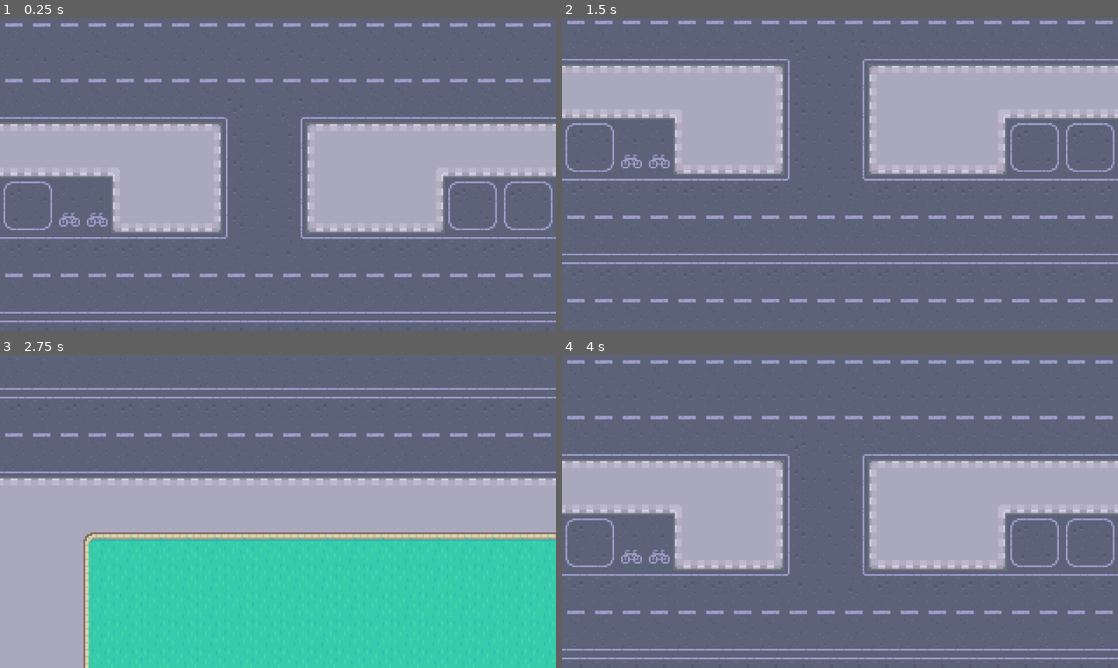
Above: before the commit, frames 1-4 (two rows, left to right).
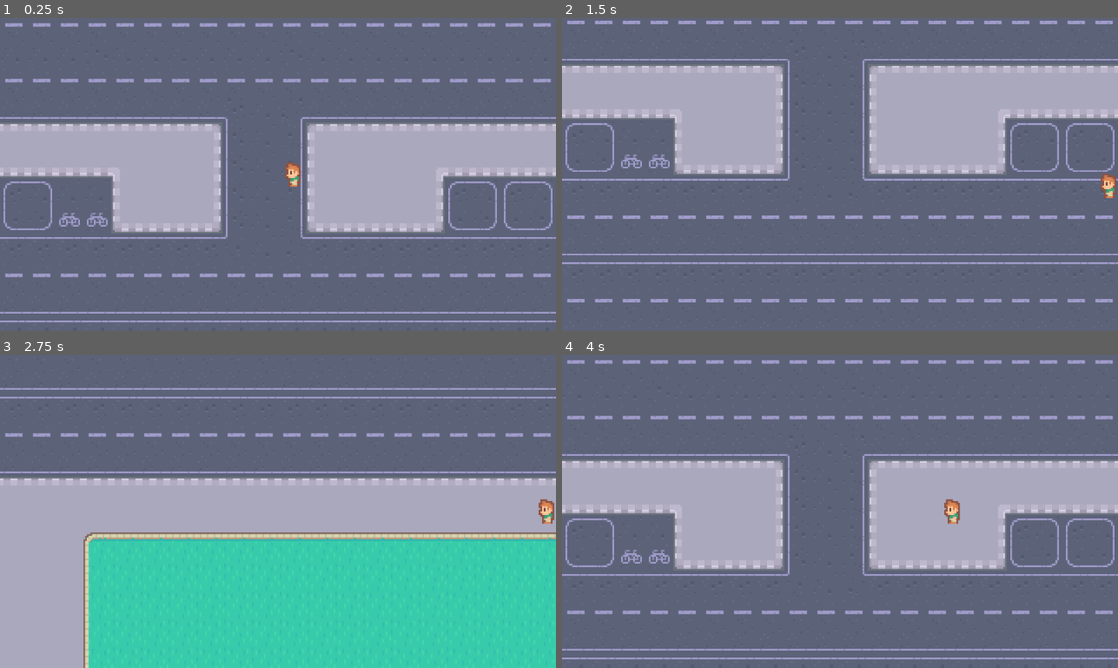
Above: after the commit, the same moments.

Repository: rachmi00/godot-lessons
Game: Godot game, scene res://scenes/game.tscn
Two runs of this game, one before a commit and one after it. Both use one fixed random seed, a clock stepped at 60 frames per second and the inputs below.
Inputs:
- Up to frame 1 (0.25 s): no input
- Up to frame 2 (1.5 s): hold Right (right) 0.53-1.28 s; tap Space (space) at 0.6, 1.35 s; hold S (down) from 1.28 s (still down)
- Up to frame 3 (2.75 s): release S (down) at 2.03 s; hold Right (right) from 2.03 s (still down); tap Space (space) at 2.1 s
- Up to frame 4 (4 s): release Right (right) at 2.78 s; hold W (up) 2.78-3.53 s; tap Space (space) at 2.85, 3.6 s; hold A (left) from 3.53 s (still down)

The runs differ from the first frame. In frame 1, 0.2% of the frame differs, in the area x 51-55%, y 46-54%; in frame 2, 0.2%; in frame 3, 0.2%, in the area x 96-100%, y 46-54%; in frame 4, 0.2%.

Commit message:
feat: created player animation

Diff:
--- a/scenes/player.tscn
+++ b/scenes/player.tscn
@@ -1,11 +1,42 @@
-[gd_scene load_steps=4 format=3 uid="uid://c31vyhmh0bwkf"]
+[gd_scene load_steps=8 format=3 uid="uid://c31vyhmh0bwkf"]
 
 [ext_resource type="Script" path="res://scenes/player.gd" id="1_ab2rv"]
+[ext_resource type="Texture2D" uid="uid://c4q6c7mxqh78h" path="res://graphics/player/player_tileset.png" id="2_b6315"]
 
 [sub_resource type="RectangleShape2D" id="RectangleShape2D_02gfg"]
 size = Vector2(12, 8)
 
+[sub_resource type="AtlasTexture" id="AtlasTexture_uv3o0"]
+atlas = ExtResource("2_b6315")
+region = Rect2(0, 0, 16, 16)
+
+[sub_resource type="AtlasTexture" id="AtlasTexture_bj00l"]
+atlas = ExtResource("2_b6315")
+region = Rect2(0, 16, 16, 16)
+
+[sub_resource type="AtlasTexture" id="AtlasTexture_x33xk"]
+atlas = ExtResource("2_b6315")
+region = Rect2(0, 32, 16, 16)
+
 [sub_resource type="SpriteFrames" id="SpriteFrames_b73oo"]
+animations = [{
+"frames": [{
+"duration": 1.0,
+"texture": SubResource("AtlasTexture_uv3o0")
+}, {
+"duration": 1.0,
+"texture": SubResource("AtlasTexture_bj00l")
+}, {
+"duration": 1.0,
+"texture": SubResource("AtlasTexture_uv3o0")
+}, {
+"duration": 1.0,
+"texture": SubResource("AtlasTexture_x33xk")
+}],
+"loop": true,
+"name": &"left",
+"speed": 5.0
+}]
 
 [node name="Player" type="CharacterBody2D"]
 script = ExtResource("1_ab2rv")
@@ -24,6 +55,10 @@
 
 [node name="AnimatedSprite2D" type="AnimatedSprite2D" parent="."]
 sprite_frames = SubResource("SpriteFrames_b73oo")
+animation = &"left"
 
 [node name="AnimatedSprite2D2" type="AnimatedSprite2D" parent="."]
 sprite_frames = SubResource("SpriteFrames_b73oo")
+animation = &"left"
+autoplay = "left"
+frame_progress = 0.977317
